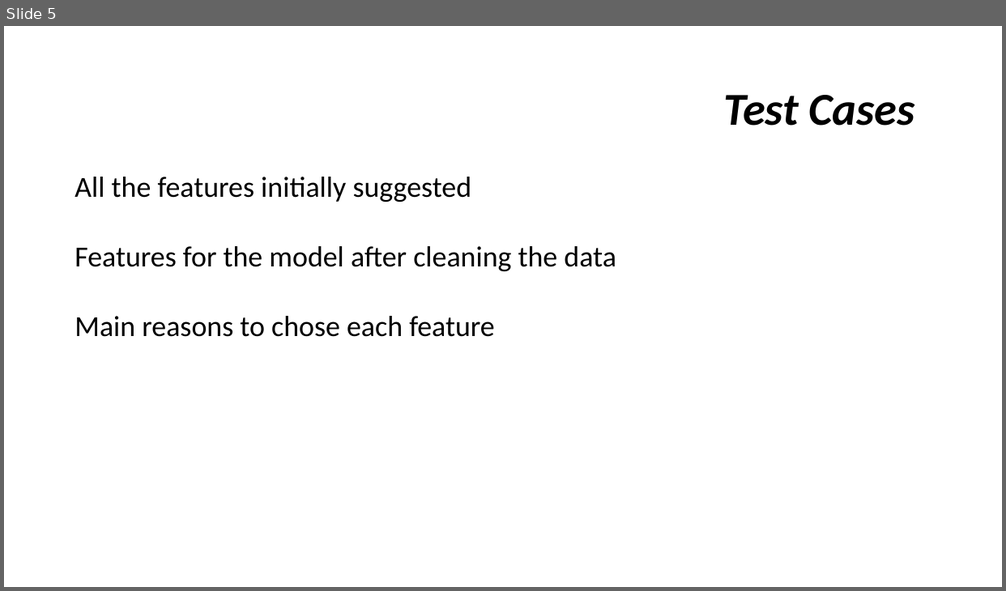
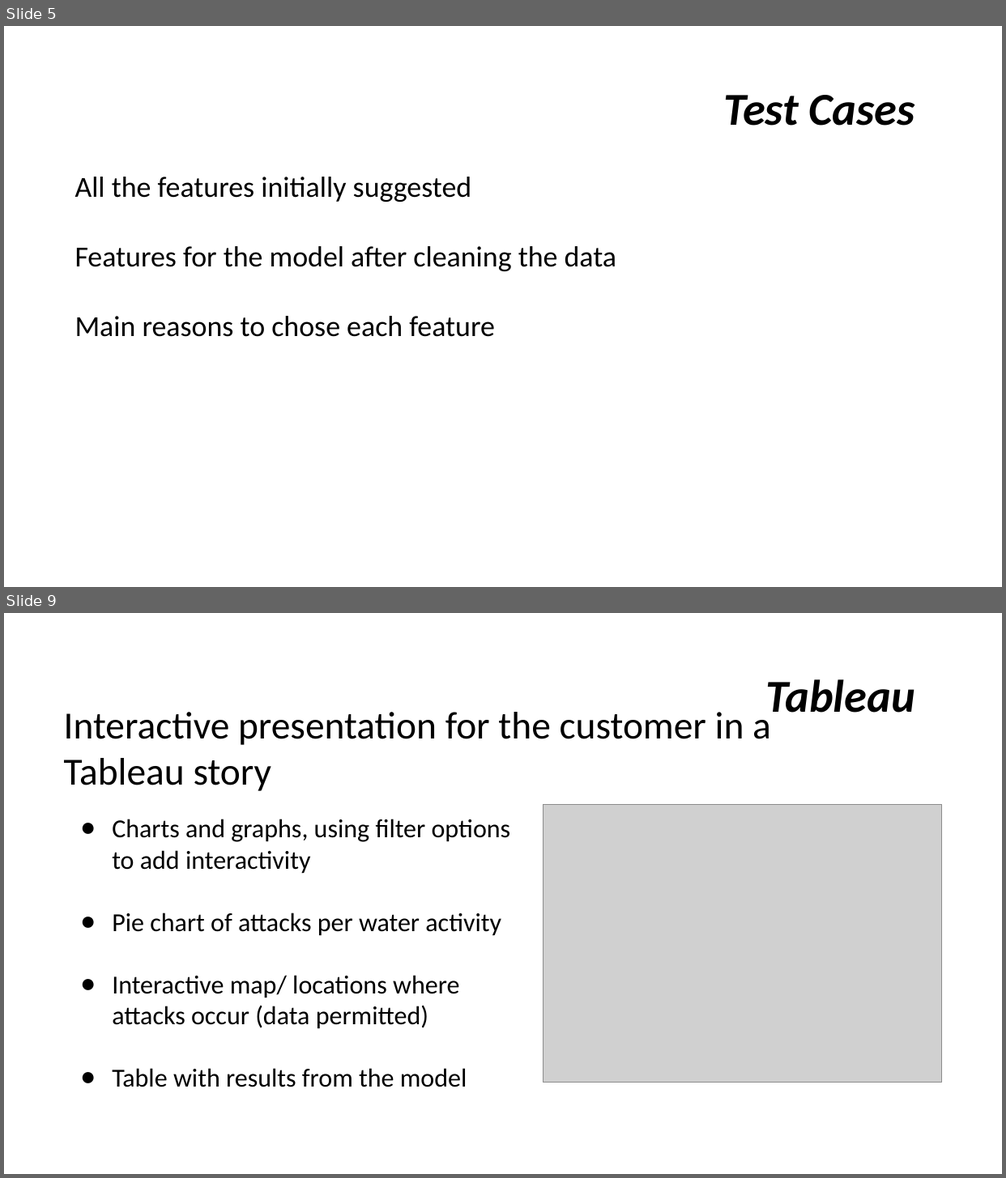
Before and after one commit to gcolareta/Shark_Attacks, a slide deck: Presentation/Shark attacks.pptx. Shown one above the other, each under a label of ours: slide 5 before the commit, slides 5 and 9 after it; the slides between them are not shown. The pictures are 1006x591 and 1006x1178 pixels, drawn with LibreOffice and Linux fonts; fonts in the diff are those of the drawing; grey boxes stand for pictures. Boxes give left, top, right and bottom in pixels: in the first picture for what was removed or moved away, otherwise in the second. Text is boxed around its words. In the diff, an @@ line names an element or a change of style, - is before the commit and + after.

```diff
--- a/Presentation/Shark attacks.pptx
+++ b/Presentation/Shark attacks.pptx
@@ slide 9 added at bbox=[4, 613, 1002, 1174], background #FFFFFF @@
@@ title added at bbox=[766, 679, 915, 722], 44 pt, text #000000, bold, italic @@
+Tableau
@@ text added at bbox=[64, 712, 771, 791], 37 pt, text #000000 @@
+Interactive presentation for the customer in a Tableau story
@@ picture added at bbox=[543, 805, 942, 1082] @@
@@ text added at bbox=[112, 819, 511, 1088], 25 pt, text #000000 @@
+● Charts and graphs, using filter options to add interactivity
+● Pie chart of attacks per water activity
+● Interactive map/ locations where attacks occur (data permitted)
+● Table with results from the model
```
Also in this commit, not shown: 5 slides changed, 4 other slides added, 2 slides removed.
